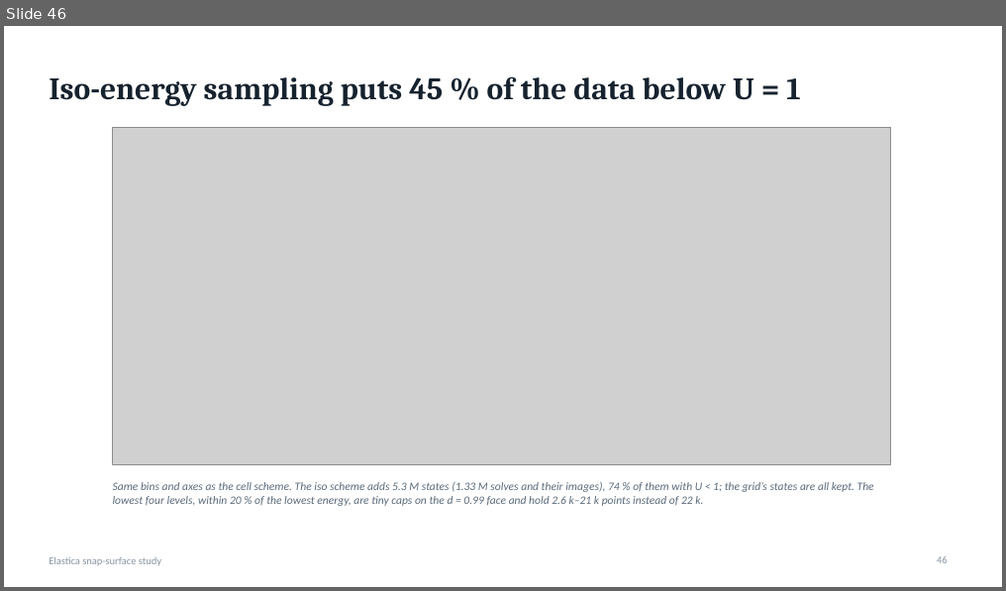
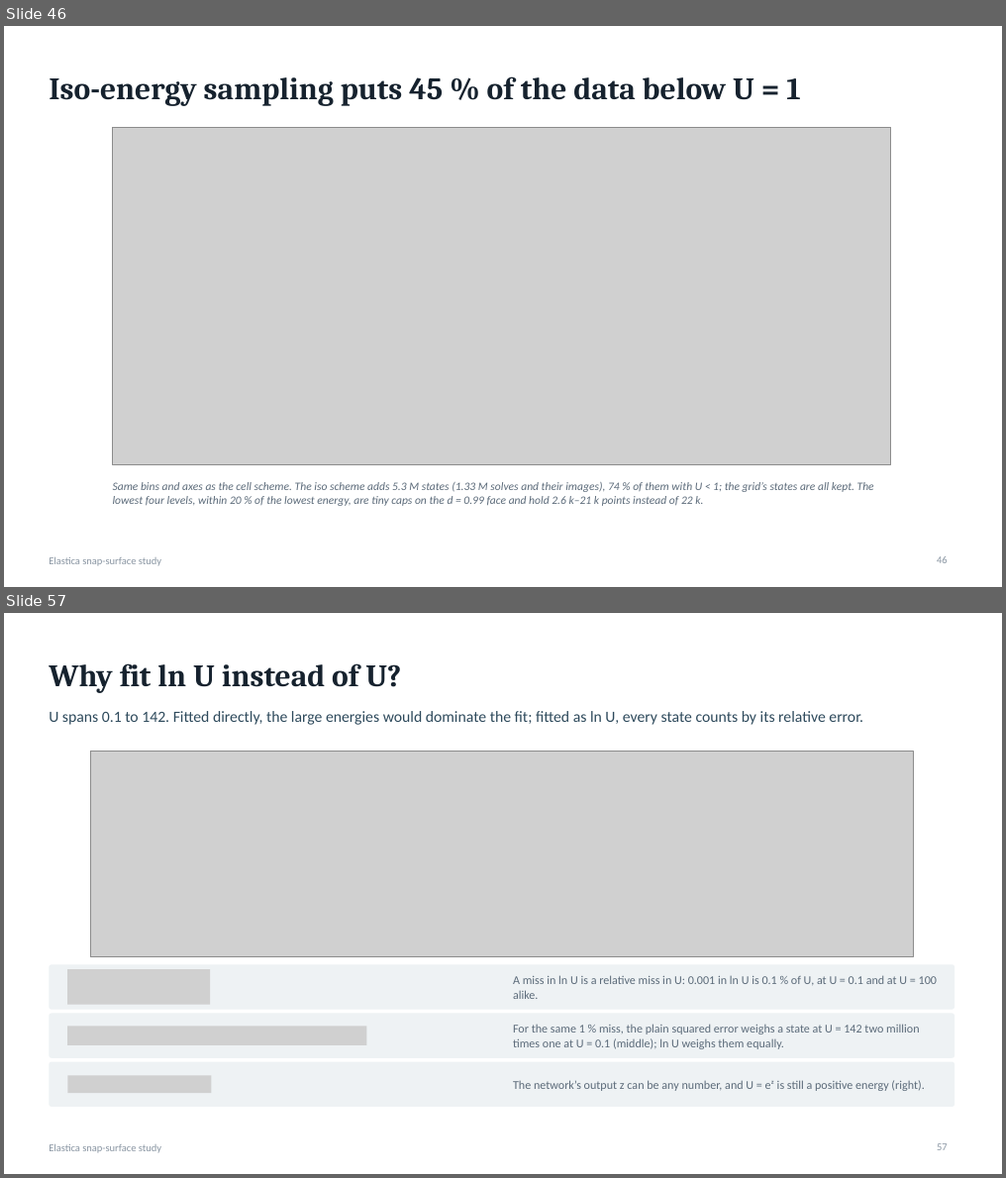
Before and after one commit to grraxx/elastica, a slide deck: presentation/elastica_snap_surface.pptx. Shown one above the other, each under a label of ours: slide 46 before the commit, slides 46 and 57 after it; the slides between them are not shown. The pictures are 1006x591 and 1006x1178 pixels, drawn with LibreOffice and Linux fonts; fonts in the diff are those of the drawing; grey boxes stand for pictures. Boxes give left, top, right and bottom in pixels: in the first picture for what was removed or moved away, otherwise in the second. Text is boxed around its words. In the diff, an @@ line names an element or a change of style, - is before the commit and + after.

```diff
--- a/presentation/elastica_snap_surface.pptx
+++ b/presentation/elastica_snap_surface.pptx
@@ slide 57 added at (x1=4, y1=613, x2=1002, y2=1174), background #FFFFFF; not listed: 1 template element that a slide beside it also shows @@
@@ title added at (x1=49, y1=663, x2=401, y2=693), 30 pt, text #16222E, bold @@
+Why fit ln U instead of U?
@@ text added at (x1=49, y1=711, x2=863, y2=725), 15 pt, text #2E4A5C @@
+U spans 0.1 to 142. Fitted directly, the large energies would dominate the fit; fitted as ln U, every state counts by its relative error.
@@ picture added at (x1=90, y1=752, x2=914, y2=958) @@
@@ rounded rectangle added at (x1=49, y1=964, x2=954, y2=1010), fill #EEF2F4 @@
@@ picture added at (x1=67, y1=969, x2=210, y2=1004) @@
@@ text added at (x1=513, y1=975, x2=937, y2=999), 11.5 pt, text #5C6B7A @@
+A miss in ln U is a relative miss in U: 0.001 in ln U is 0.1 % of U, at U = 0.1 and at U = 100 alike.
@@ rounded rectangle added at (x1=49, y1=1014, x2=954, y2=1059), fill #EEF2F4 @@
@@ picture added at (x1=67, y1=1026, x2=367, y2=1046) @@
@@ text added at (x1=513, y1=1024, x2=919, y2=1050), 11.5 pt, text #5C6B7A @@
+For the same 1 % miss, the plain squared error weighs a state at U = 142 two million times one at U = 0.1 (middle); ln U weighs them equally.
@@ rounded rectangle added at (x1=49, y1=1062, x2=954, y2=1107), fill #EEF2F4 @@
@@ picture added at (x1=67, y1=1075, x2=211, y2=1093) @@
@@ text added at (x1=513, y1=1080, x2=924, y2=1091), 11.5 pt, text #5C6B7A @@
+The network’s output z can be any number, and U = eᶻ is still a positive energy (right).
@@ page number added at (x1=937, y1=1144, x2=947, y2=1151), 10 pt, text #8A96A3 @@
+57
```
Also in this commit, not shown: 19 other slides added, 48 other files.
